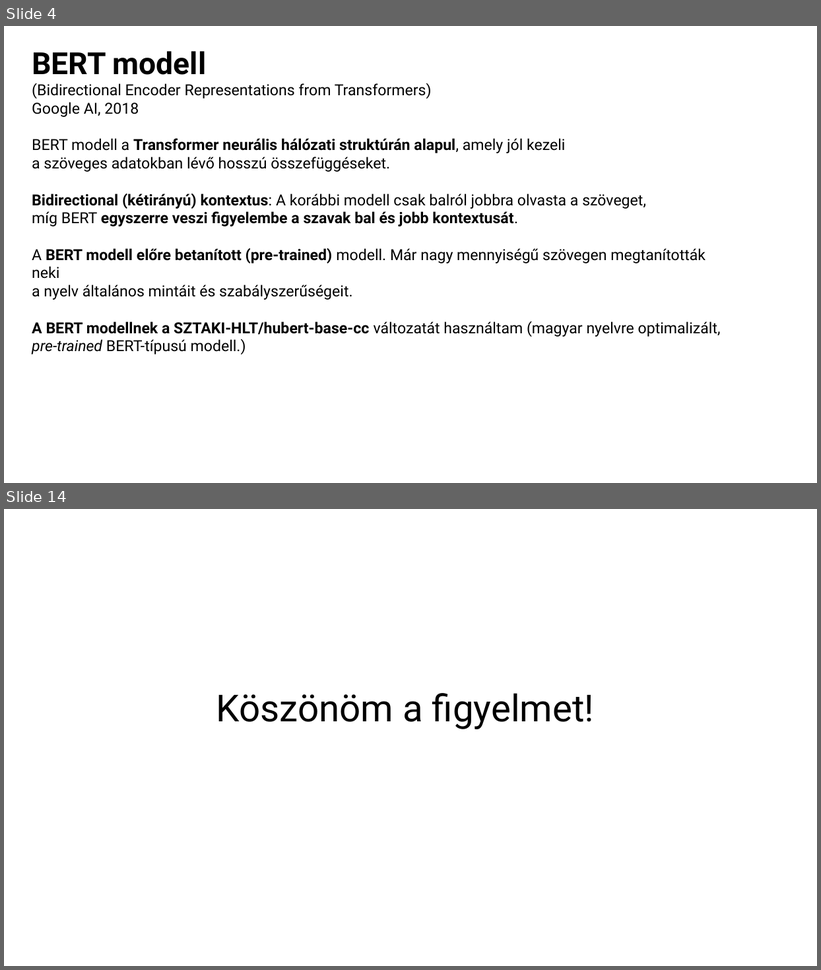
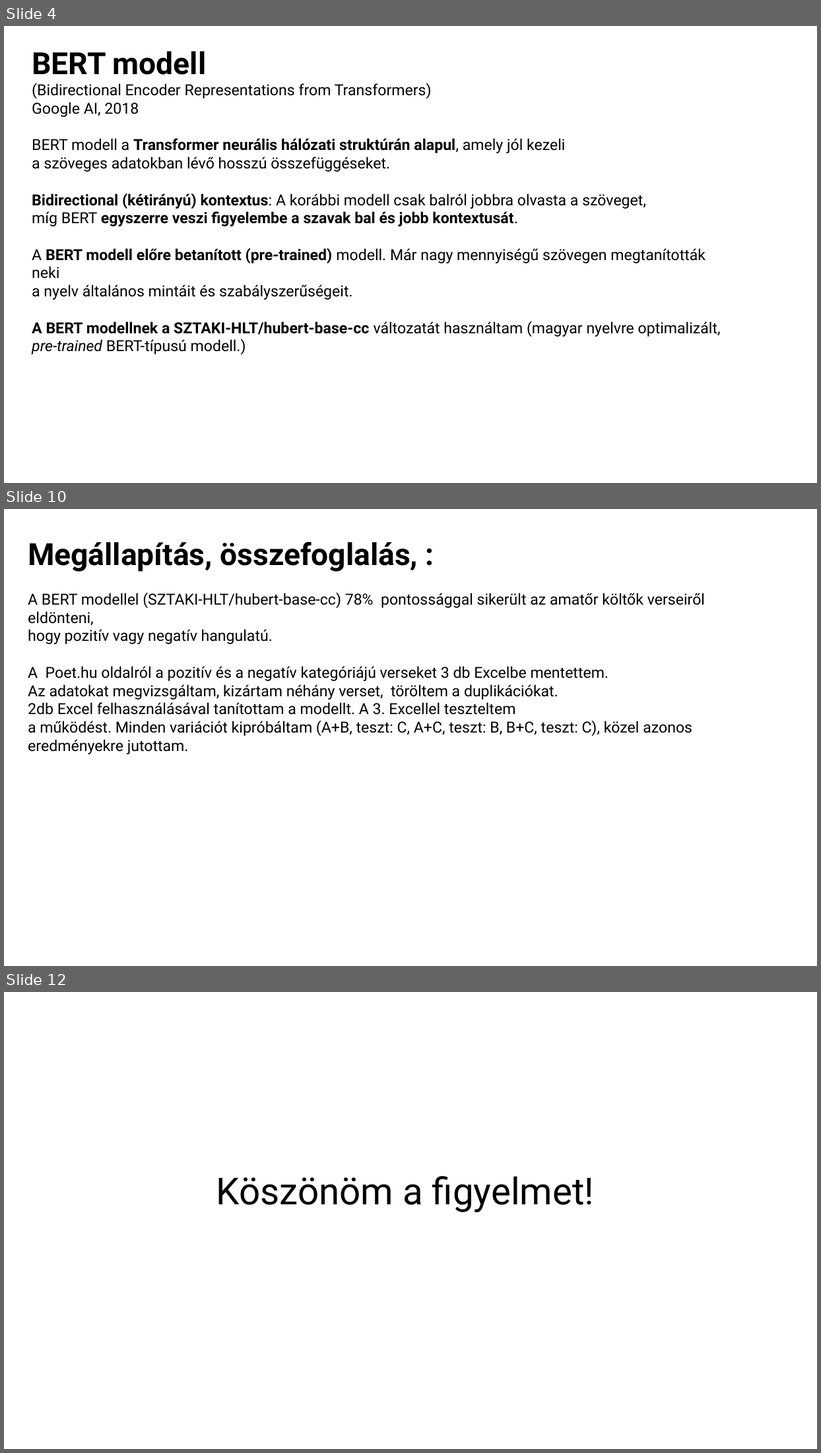
Before and after one commit to minorharpman/erzelemelemzes, a slide deck: Erzelemelemzes.pptx. Shown one above the other, each under a label of ours: slides 4 and 14 before the commit, slides 4, 10 and 12 after it; the slides between them are not shown. The pictures are 821x970 and 821x1453 pixels, drawn with LibreOffice and Linux fonts; fonts in the diff are those of the drawing. Boxes give left, top, right and bottom in pixels: in the first picture for what was removed or moved away, otherwise in the second. Text is boxed around its words. In the diff, an @@ line names an element or a change of style, - is before the commit and + after.

```diff
--- a/Erzelemelemzes.pptx
+++ b/Erzelemelemzes.pptx
@@ slide 10 added at bbox=[4, 509, 817, 966], background #FFFFFF @@
@@ text added at bbox=[28, 542, 705, 755], 18 pt, text #000000 @@
+Megállapítás, összefoglalás, :
+A BERT modellel (SZTAKI-HLT/hubert-base-cc) 78% pontossággal sikerült az amatőr költők verseiről eldönteni,
+hogy pozitív vagy negatív hangulatú.
+A Poet.hu oldalról a pozitív és a negatív kategóriájú verseket 3 db Excelbe mentettem.
+Az adatokat megvizsgáltam, kizártam néhány verset, töröltem a duplikációkat.
+2db Excel felhasználásával tanítottam a modellt. A 3. Excellel teszteltem
+a működést. Minden variációt kipróbáltam (A+B, teszt: C, A+C, teszt: B, B+C, teszt: C), közel azonos
+eredményekre jutottam.
@@ what was slide 14 is now slide 12 @@
```
Also in this commit, not shown: 5 slides changed, 3 other slides added, 6 slides removed, 1 other file.
